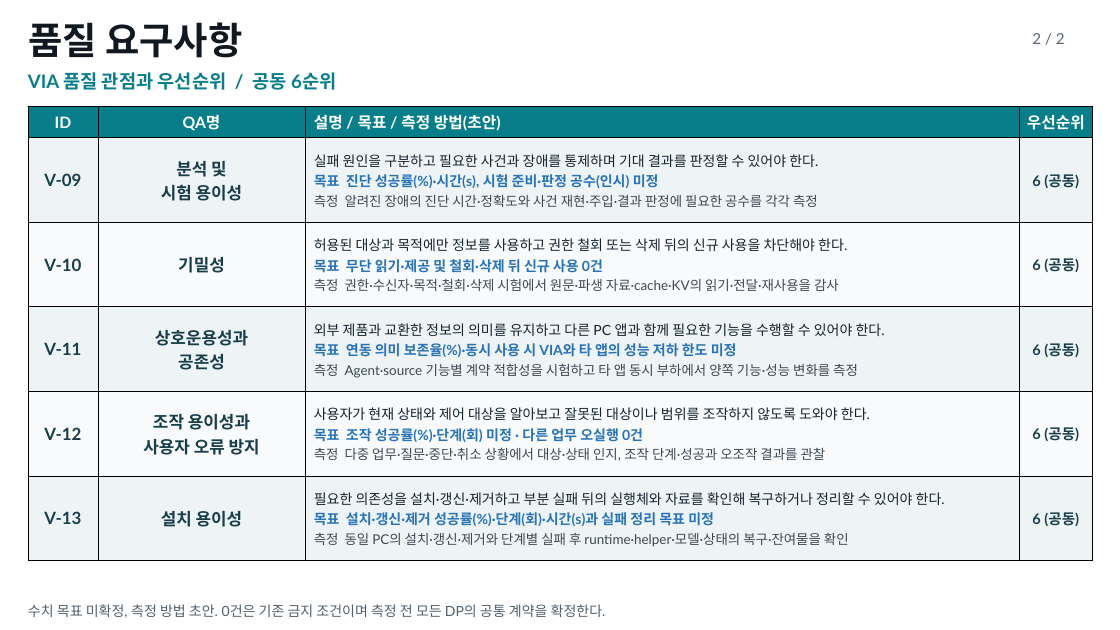
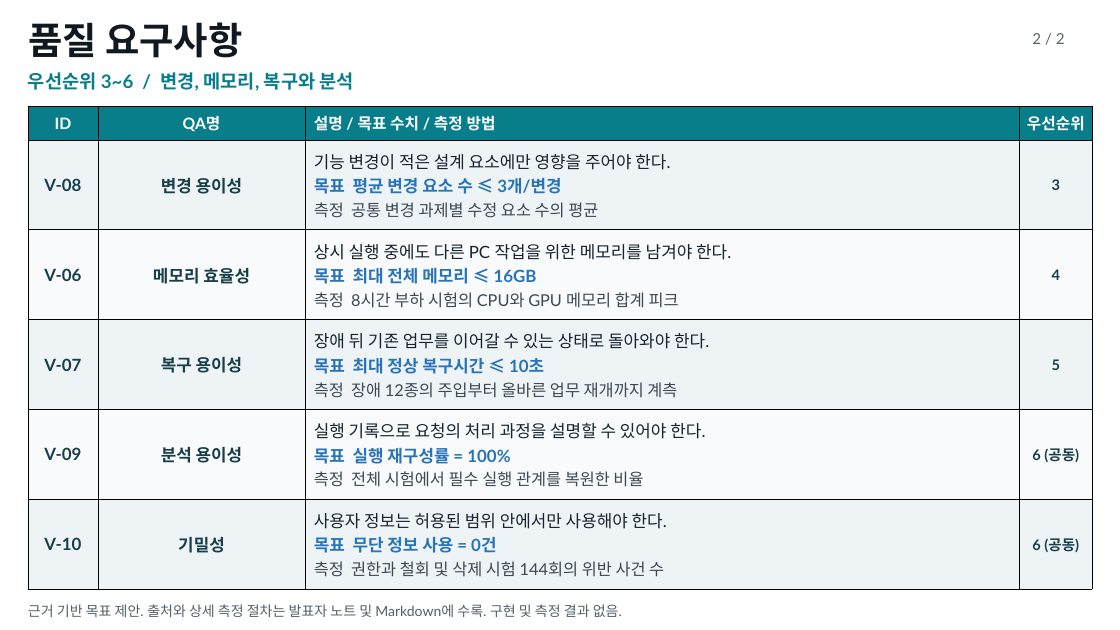
Before and after one commit to cbyche/via-sw-architecture, a slide deck: slide 2 of docs/presentations_files/quality-attributes/VIA-quality-attributes.pptx. Drawn at 1120x630 pixels with LibreOffice and Linux fonts; fonts in the diff are those of the drawing. Boxes give left, top, right and bottom in pixels: in the first picture for what was removed or moved away, otherwise in the second. Text is boxed around its words. In the diff, an @@ line names an element or a change of style, - is before the commit and + after.

```diff
--- a/docs/presentations_files/quality-attributes/VIA-quality-attributes.pptx
+++ b/docs/presentations_files/quality-attributes/VIA-quality-attributes.pptx
@@ text at [28, 72, 354, 91]: text changed @@
-VIA 품질 관점과 우선순위 / 공동 6순위
+우선순위 3~6 / 변경, 메모리, 복구와 분석
@@ table at [28, 106, 1092, 589] @@
-row 1, column 3: 설명 / 목표 / 측정 방법(초안)
+row 1, column 3: 설명 / 목표 수치 / 측정 방법
-row 2: V-09 | 분석 및 / 시험 용이성 | 실패 원인을 구분하고 필요한 사건과 장애를 통제하며 기대 결과를 판정할 수 있어야 한다. / 목표 진단 성공률(%)·시간(s), 시험 준비·판정 공수(인시) 미정 / 측정 알려진 장애의 진단 시간·정확도와 사건 재현·주입·결과 판정에 필요한 공수를 각각 측정 | 6 (공동)
+row 2: V-08 | 변경 용이성 | 기능 변경이 적은 설계 요소에만 영향을 주어야 한다. / 목표 평균 변경 요소 수 ≤ 3개/변경 / 측정 공통 변경 과제별 수정 요소 수의 평균 | 3
-row 3: V-10 | 기밀성 | 허용된 대상과 목적에만 정보를 사용하고 권한 철회 또는 삭제 뒤의 신규 사용을 차단해야 한다. / 목표 무단 읽기·제공 및 철회·삭제 뒤 신규 사용 0건 / 측정 권한·수신자·목적·철회·삭제 시험에서 원문·파생 자료·cache·KV의 읽기·전달·재사용을 감사 | 6 (공동)
+row 3: V-06 | 메모리 효율성 | 상시 실행 중에도 다른 PC 작업을 위한 메모리를 남겨야 한다. / 목표 최대 전체 메모리 ≤ 16GB / 측정 8시간 부하 시험의 CPU와 GPU 메모리 합계 피크 | 4
-row 4: V-11 | 상호운용성과 / 공존성 | 외부 제품과 교환한 정보의 의미를 유지하고 다른 PC 앱과 함께 필요한 기능을 수행할 수 있어야 한다. / 목표 연동 의미 보존율(%)·동시 사용 시 VIA와 타 앱의 성능 저하 한도 미정 / 측정 Agent·source 기능별 계약 적합성을 시험하고 타 앱 동시 부하에서 양쪽 기능·성능 변화를 측정 | 6 (공동)
+row 4: V-07 | 복구 용이성 | 장애 뒤 기존 업무를 이어갈 수 있는 상태로 돌아와야 한다. / 목표 최대 정상 복구시간 ≤ 10초 / 측정 장애 12종의 주입부터 올바른 업무 재개까지 계측 | 5
-row 5: V-12 | 조작 용이성과 / 사용자 오류 방지 | 사용자가 현재 상태와 제어 대상을 알아보고 잘못된 대상이나 범위를 조작하지 않도록 도와야 한다. / 목표 조작 성공률(%)·단계(회) 미정 · 다른 업무 오실행 0건 / 측정 다중 업무·질문·중단·취소 상황에서 대상·상태 인지, 조작 단계·성공과 오조작 결과를 관찰 | 6 (공동)
+row 5: V-09 | 분석 용이성 | 실행 기록으로 요청의 처리 과정을 설명할 수 있어야 한다. / 목표 실행 재구성률 = 100% / 측정 전체 시험에서 필수 실행 관계를 복원한 비율 | 6 (공동)
-row 6: V-13 | 설치 용이성 | 필요한 의존성을 설치·갱신·제거하고 부분 실패 뒤의 실행체와 자료를 확인해 복구하거나 정리할 수 있어야 한다. / 목표 설치·갱신·제거 성공률(%)·단계(회)·시간(s)과 실패 정리 목표 미정 / 측정 동일 PC의 설치·갱신·제거와 단계별 실패 후 runtime·helper·모델·상태의 복구·잔여물을 확인 | 6 (공동)
+row 6: V-10 | 기밀성 | 사용자 정보는 허용된 범위 안에서만 사용해야 한다. / 목표 무단 정보 사용 = 0건 / 측정 권한과 철회 및 삭제 시험 144회의 위반 사건 수 | 6 (공동)
@@ text at [28, 604, 622, 617]: text changed @@
-수치 목표 미확정, 측정 방법 초안. 0건은 기존 금지 조건이며 측정 전 모든 DP의 공통 계약을 확정한다.
+근거 기반 목표 제안. 출처와 상세 측정 절차는 발표자 노트 및 Markdown에 수록. 구현 및 측정 결과 없음.
```
Also in this commit, not shown: 1 other slide changed, 10 other files.
